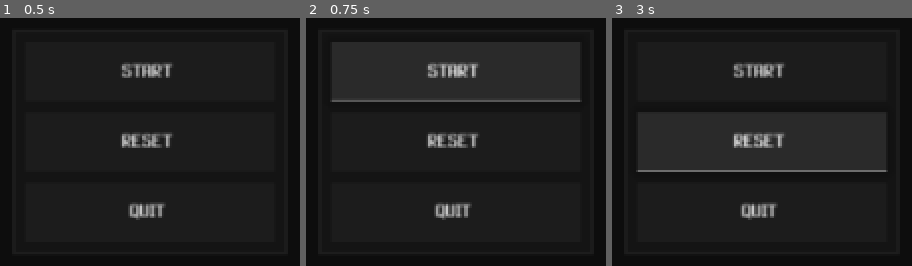
Above: before the commit, frames 1-3 (left to right).
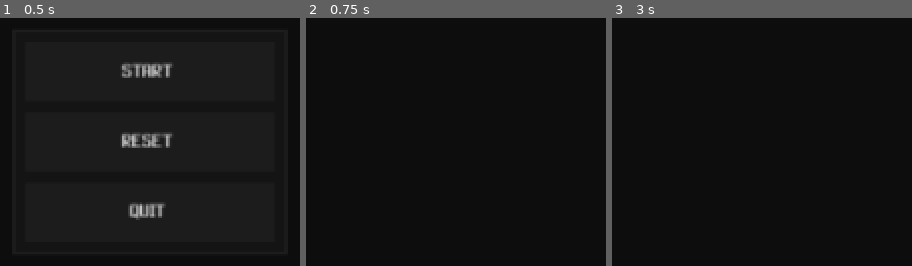
Above: after the commit, the same moments.

Repository: refrka/RPG-11
Game: Godot game, scene res://root.tscn
Same seed, same stepped clock (60 frames per second), same inputs: the game is played once before the commit and once after it.
Inputs (mouse positions are in pixels of both pictures, inside the frame that each line leads up to):
- Up to frame 1 (0.5 s): no input
- Up to frame 2 (0.75 s): click "START" at 0.5 s
- Up to frame 3 (3 s): click (762, 72) at 1.25 s, where only the run before the commit has a clickable "START"; click (762, 72) at 2 s, where only the run before the commit has a clickable "START"; click (762, 142) at 2.75 s, where only the run before the commit has a clickable "RESET"

Frame 1 is identical in both runs. In frame 2, 22% of the frame differs, in the area x 8-92%, y 9-82%; in frame 3, 22%.

Commit message:
Added _open/_close to Location and MainMenu. Fixed some typos in Scenes regarding underscores.

Diff:
--- a/main/autoloads/Game.gd
+++ b/main/autoloads/Game.gd
@@ -5,6 +5,8 @@
 
 
 enum GameState {
+
+	INIT,
 
 	MAIN_MENU,
 
@@ -23,7 +25,7 @@
 ## Load the current save or start a new one and change game_state to GameState.GAME_ACTIVE
 func start() -> void:
 
-	pass
+	set_game_state(GameState.GAME_ACTIVE)
 
 
 ## Exit the game and return to the main menu
--- a/main/autoloads/Scenes.gd
+++ b/main/autoloads/Scenes.gd
@@ -25,6 +25,8 @@
 
 
 func load_scene(scene_script: Script) -> Node:
+
+	print("loading ", scene_script)
 
 	var scene = get_scene(scene_script)
 
@@ -59,9 +61,13 @@
 
 func _set_current_scene(current_scene: Node) -> void:
 
-	if current_scene:
+	if _current_scene != null:
 
-		_close_scene(current_scene)
+		if current_scene == _current_scene:
+
+			return
+
+		_close_scene(_current_scene)
 
 	_current_scene = current_scene
 
@@ -89,7 +95,7 @@
 
 func _close_scene(scene: Node) -> void:
 
-	if scene.has_method("_open"):
+	if scene.has_method("_close"):
 
 		scene._close()
 
--- a/main/location.gd
+++ b/main/location.gd
@@ -1 +1,26 @@
 class_name Location extends Node2D
+
+
+
+
+
+
+
+
+
+
+
+
+
+
+
+
+func _open() -> void:
+
+	print("location open")
+
+
+
+func _close() -> void:
+
+	pass
--- a/main/ui/main_menu.gd
+++ b/main/ui/main_menu.gd
@@ -23,6 +23,50 @@
 
 
 
+
+
+
+
+
+
+
+
+
+
+
+
+
+func _open() -> void:
+
+	pass
+
+
+
+func _close() -> void:
+
+	print("main menu close")
+
+
+
+
+
+
+
+
+
+
+
+
+
+
+
+
+
+
+
+
+
+
 func _on_start_pressed() -> void:
 
 	Game.start()
